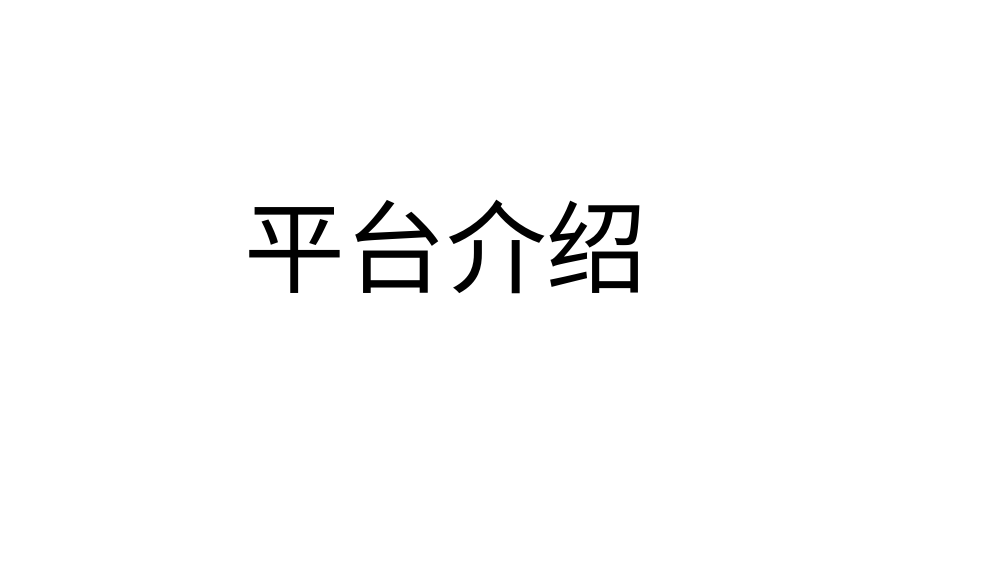
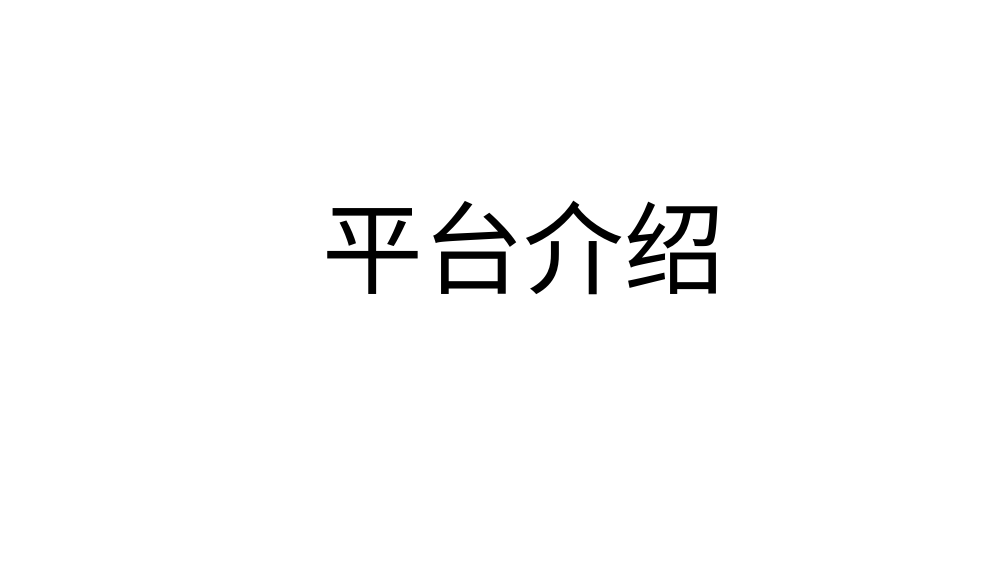
Before and after one commit to petite-chen/data, a slide deck: slide 1 of 资料/1.海知平台介绍.ppt. Drawn at 1008x567 pixels with LibreOffice and Linux fonts; fonts in the diff are those of the drawing. Boxes give left, top, right and bottom in pixels: in the first picture for what was removed or moved away, otherwise in the second. Text is boxed around its words. In the diff, an @@ line names an element or a change of style, - is before the commit and + after.

```diff
--- a/资料/1.海知平台介绍.ppt
+++ b/资料/1.海知平台介绍.ppt
@@ text "平台介绍" moved from (x1=244, y1=199, x2=647, y2=294) to (x1=322, y1=200, x2=725, y2=295) @@
@@ text "平台介绍" at (x1=322, y1=200, x2=725, y2=295): alignment left to centre @@
```
Also in this commit, not shown: 1 other slide changed, 9 slides added, 5 slides removed, 4 other files.
